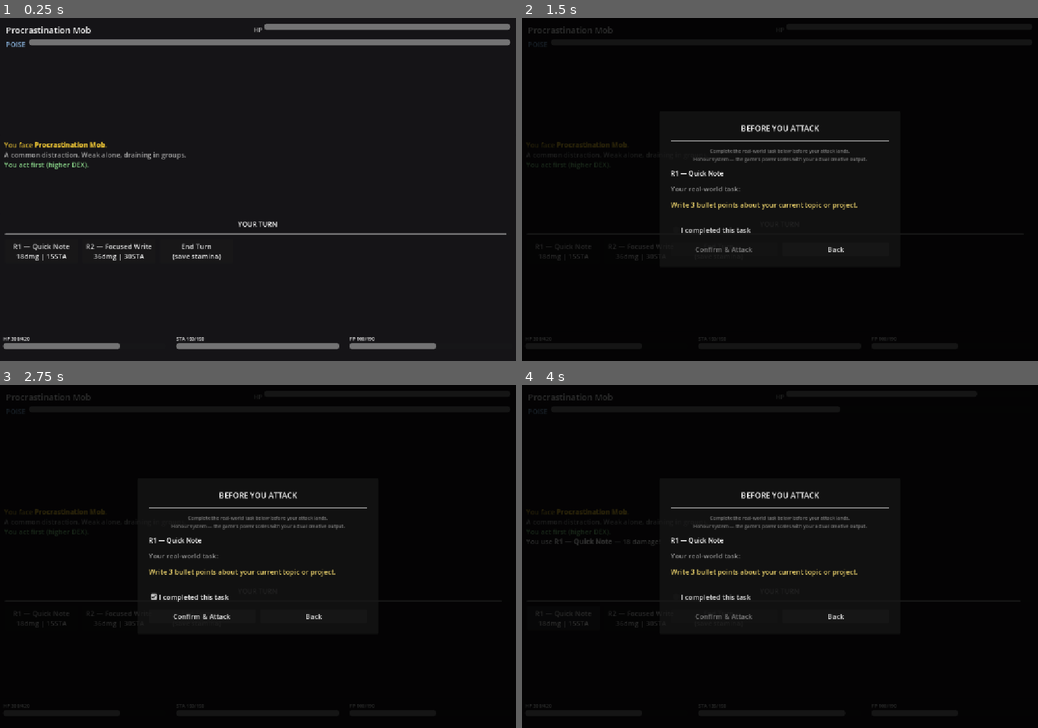
Above: before the commit, frames 1-4 (two rows, left to right).
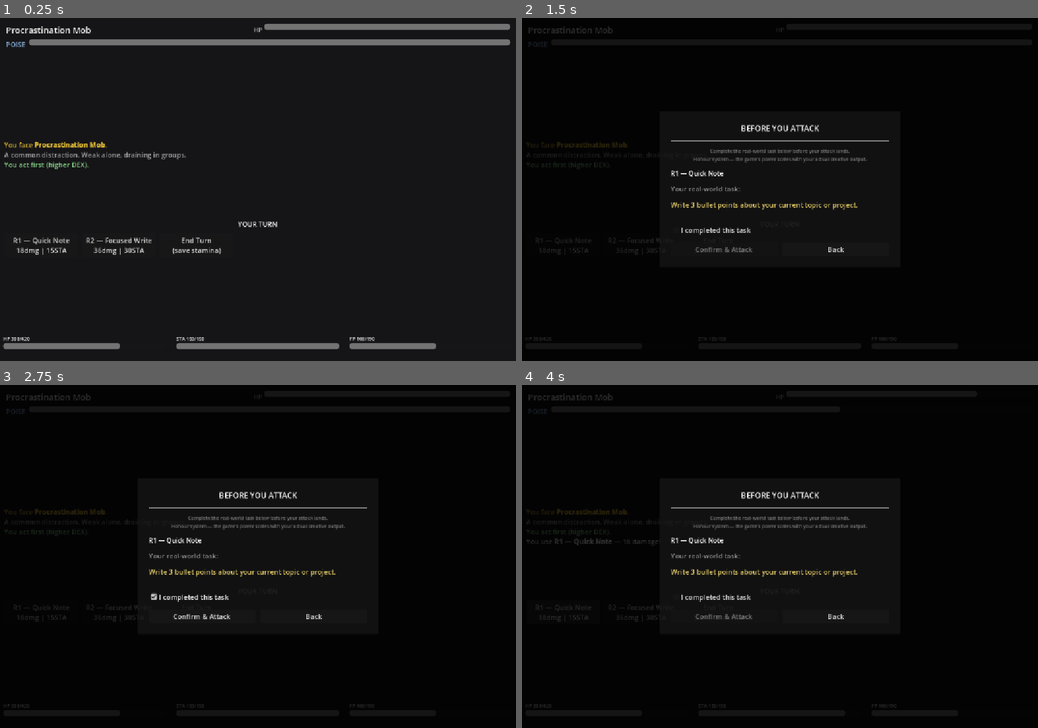
Above: after the commit, the same moments.

Repository: WRCIECH/online-ring
Game: Godot game, scene res://scenes/combat/combat.tscn
Same seed, same stepped clock (60 frames per second), same inputs: the game is played once before the commit and once after it. This scene is started directly instead of the project's main scene.
Inputs:
- Up to frame 1 (0.25 s): no input
- Up to frame 2 (1.5 s): click "R1 — Quick Note 18dmg | 15STA" at 0.5 s; click "R2 — Focused Write 36dmg | 30…" at 1.25 s
- Up to frame 3 (2.75 s): click "I completed this task" at 2 s
- Up to frame 4 (4 s): click "Confirm & Attack" at 2.75 s; click "R1 — Quick Note 18dmg | 15STA" at 3.5 s

The runs differ from the first frame. In frame 1, 1.5% of the frame differs, in the area x 0-99%, y 62-71%; in frame 2, 0.1%; in frame 3, 0.1%; in frame 4, 0.1%.

Commit message:
Remove combat decision timer — decisions are now untimed
Removed: DECISION_TIME constant, _timer var, _timer_bar ProgressBar widget,
_process() timer countdown, _on_timer_expired() with its auto-skip/auto-take
logic, all _timer = / _timer_bar.show() / _timer_bar.hide() call sites.

Remaining create_timer() calls are intentional pauses (stagger, frost skip,
flee animation) — not decision timers.

Co-Authored-By: Claude Sonnet 4.6 <noreply@anthropic.com>

Diff:
--- a/scripts/combat/combat_scene.gd
+++ b/scripts/combat/combat_scene.gd
@@ -2,7 +2,6 @@
 extends Control
 
 # ── Constants ─────────────────────────────────────────────────────────────────
-const DECISION_TIME    := 30.0
 const STAGGER_PAUSE    := 1.5
 const STA_ROLL         := 15
 const STA_BLOCK        := 20
@@ -12,7 +11,6 @@
 
 # ── Combat state ──────────────────────────────────────────────────────────────
 var _phase: Phase = Phase.INIT
-var _timer: float  = 0.0
 var _new_round: bool = true          # true = restore stamina at next player turn
 var _player_first: bool = true
 
@@ -43,7 +41,6 @@
 var _enemy_move_lbl:  Label
 var _log:             RichTextLabel
 var _phase_lbl:       Label
-var _timer_bar:       ProgressBar
 var _options_box:     HFlowContainer
 var _player_hp_bar:   ProgressBar
 var _player_sta_bar:  ProgressBar
@@ -68,13 +65,6 @@
 	_build_ui()
 	_init_combat()
 
-func _process(delta: float) -> void:
-	if _phase in [Phase.PLAYER_ATTACK, Phase.ENEMY_ATTACK]:
-		_timer = maxf(0.0, _timer - delta)
-		_timer_bar.value = _timer
-		if _timer == 0.0:
-			_on_timer_expired()
-
 # ── Combat initialisation ─────────────────────────────────────────────────────
 
 func _init_combat() -> void:
@@ -125,8 +115,6 @@
 				_player_stamina = GameManager.max_stamina
 				_new_round = false
 				_update_player_bars()
-			_timer = DECISION_TIME
-			_timer_bar.show()
 			_show_player_options()
 
 		Phase.ENEMY_ATTACK:
@@ -151,8 +139,6 @@
 				return
 			# Normal flow
 			_choose_enemy_move()
-			_timer = DECISION_TIME
-			_timer_bar.show()
 			_show_defense_options()
 
 		Phase.ENEMY_STAGGERED:
@@ -163,15 +149,6 @@
 
 		Phase.DEFEAT:
 			_handle_defeat()
-
-func _on_timer_expired() -> void:
-	match _phase:
-		Phase.PLAYER_ATTACK:
-			_log_add("No action chosen — turn skipped.", Color(0.6, 0.6, 0.6))
-			_enter_phase(Phase.ENEMY_ATTACK)
-		Phase.ENEMY_ATTACK:
-			_log_add("No response — you take the hit.", Color(0.85, 0.35, 0.25))
-			_apply_defense("take")
 
 # ── Player attack phase ───────────────────────────────────────────────────────
 
@@ -321,7 +298,6 @@
 		_log_add("GUARD BREAK — no stamina left! You can only Take or Flee.", Color(0.9, 0.5, 0.1))
 
 func _on_defense(action: String) -> void:
-	_timer_bar.hide()
 	_apply_defense(action)
 
 func _apply_defense(action: String) -> void:
@@ -438,7 +414,6 @@
 	_enter_phase(Phase.PLAYER_ATTACK)
 
 func _handle_victory() -> void:
-	_timer_bar.hide()
 	_clear_options()
 	_phase_lbl.text = "VICTORY"
 	SoundManager.play(SoundManager.Sound.VICTORY)
@@ -486,7 +461,6 @@
 	return gained
 
 func _handle_defeat() -> void:
-	_timer_bar.hide()
 	_clear_options()
 	_phase_lbl.text = "YOU DIED"
 	SoundManager.play(SoundManager.Sound.DEFEAT)
@@ -641,12 +615,6 @@
 	_phase_lbl.add_theme_font_size_override("font_size", 16)
 	vbox.add_child(_phase_lbl)
 
-	_timer_bar = ProgressBar.new()
-	_timer_bar.max_value = DECISION_TIME
-	_timer_bar.value = DECISION_TIME
-	_timer_bar.show_percentage = false
-	vbox.add_child(_timer_bar)
-
 	_options_box = HFlowContainer.new()
 	_options_box.size_flags_vertical = Control.SIZE_EXPAND_FILL
 	_options_box.add_theme_constant_override("h_separation", 10)
